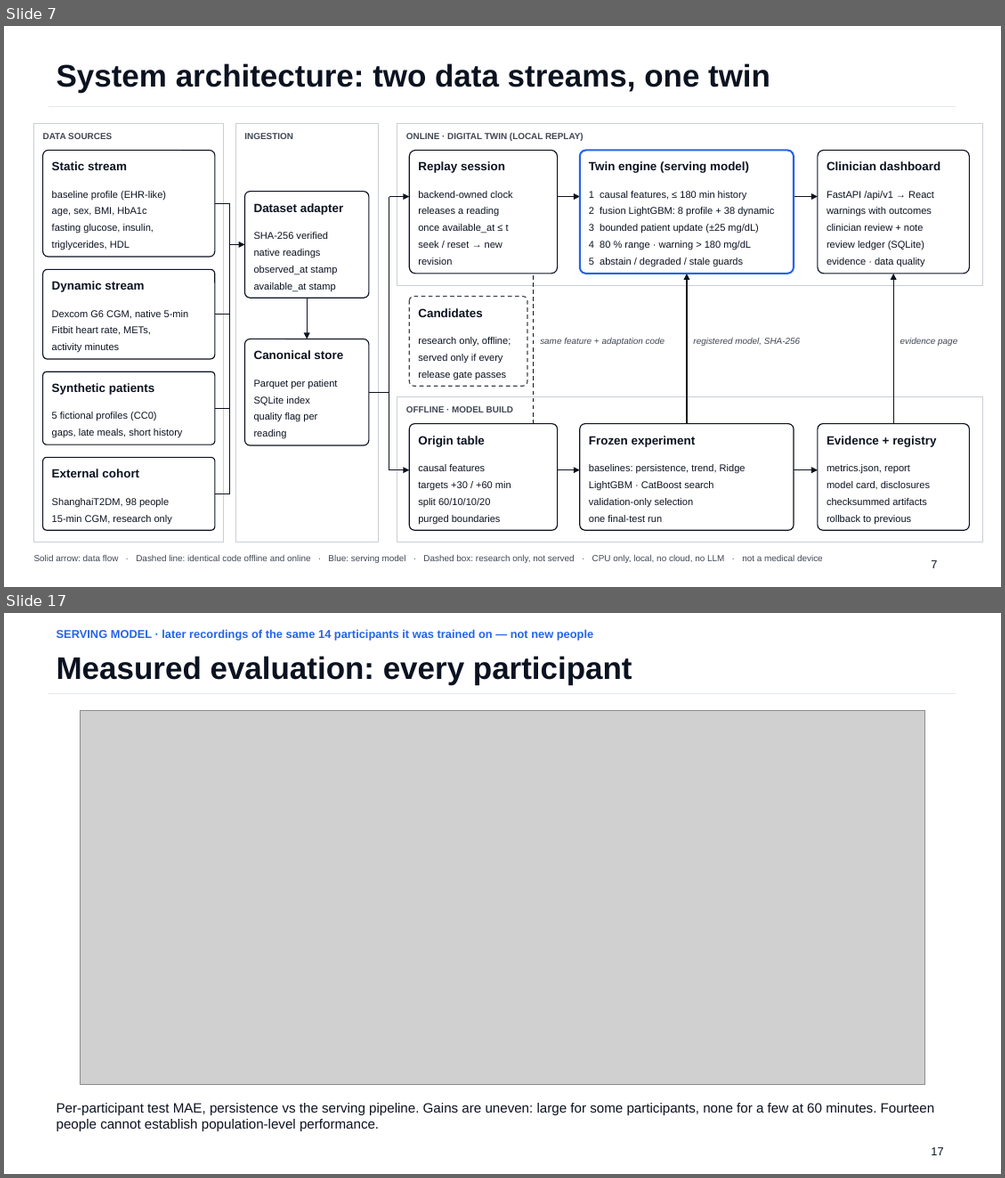
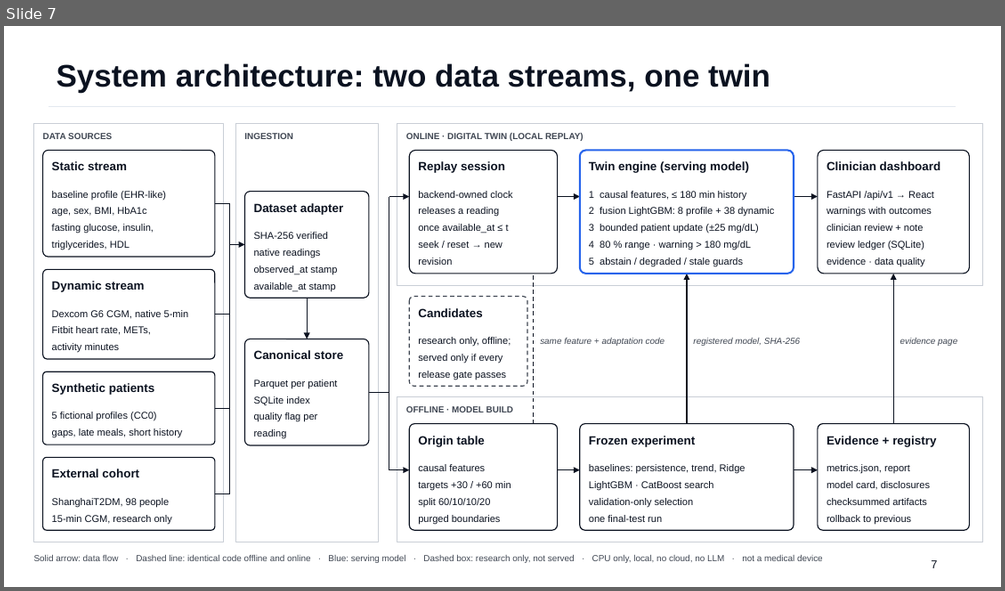
Before and after one commit to Avi36005/DigitalTwin-Challenge-Kryptonite, a slide deck: docs/submission/GlucoTwin_Presentation.pptx. Shown one above the other, each under a label of ours: slides 7 and 17 before the commit, slide 7 after it; the slides between them are not shown. The pictures are 1005x1178 and 1005x591 pixels, drawn with LibreOffice and Linux fonts; fonts in the diff are those of the drawing; grey boxes stand for pictures. Boxes give left, top, right and bottom in pixels: in the first picture for what was removed or moved away, otherwise in the second. Text is boxed around its words. In the diff, an @@ line names an element or a change of style, - is before the commit and + after.

```diff
--- a/docs/submission/GlucoTwin_Presentation.pptx
+++ b/docs/submission/GlucoTwin_Presentation.pptx
@@ slide 17 removed at [4, 613, 1001, 1174], background #FFFFFF @@
@@ text removed at [57, 629, 593, 641] @@
-SERVING MODEL · later recordings of the same 14 participants it was trained on — not new people
@@ text removed at [57, 656, 632, 685] @@
-Measured evaluation: every participant
@@ line removed from (48, 694) to (956, 694) @@
@@ picture removed at [80, 710, 925, 1084] @@
@@ text removed at [57, 1103, 935, 1131] @@
-Per-participant test MAE, persistence vs the serving pipeline. Gains are uneven: large for some participants, none for a few at 60 minutes. Fourteen people cannot establish population-level performance.
@@ text removed at [930, 1147, 943, 1155] @@
-17
```
Also in this commit, not shown: 9 slides changed, 12 other slides removed, 39 other files.
